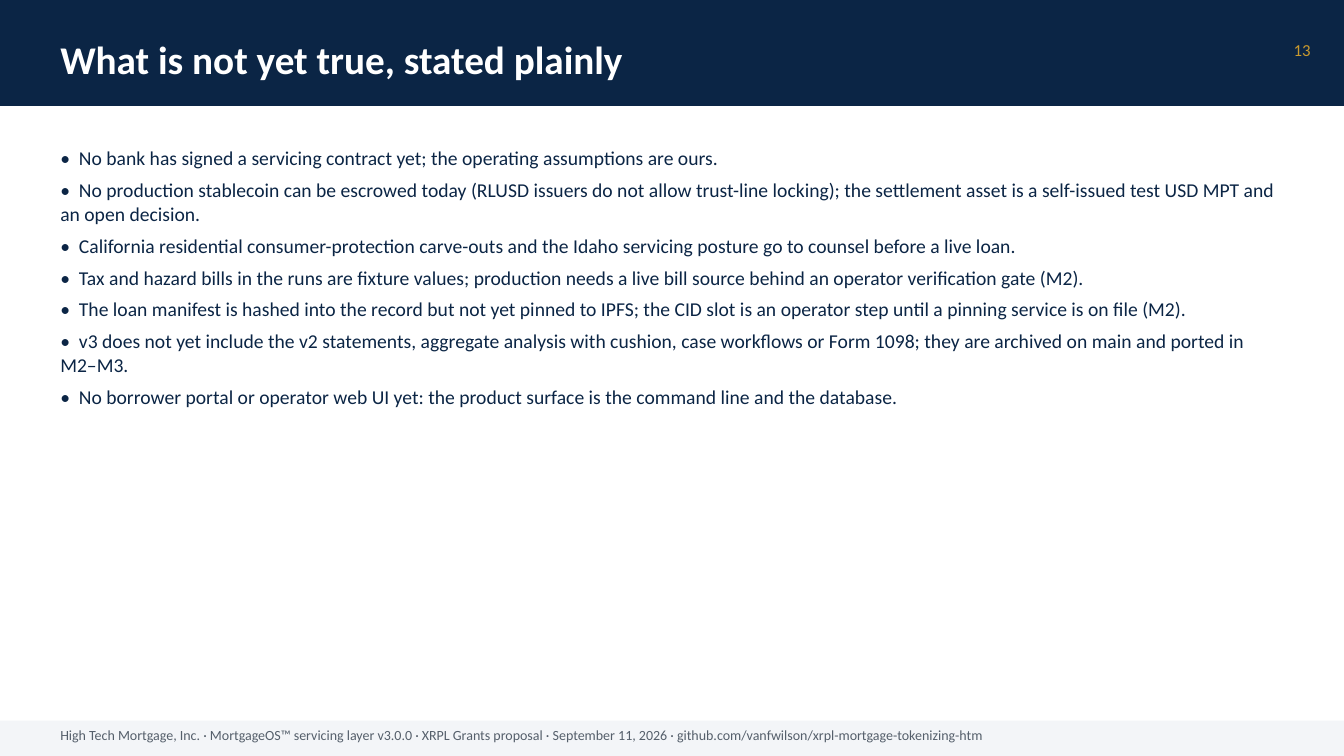
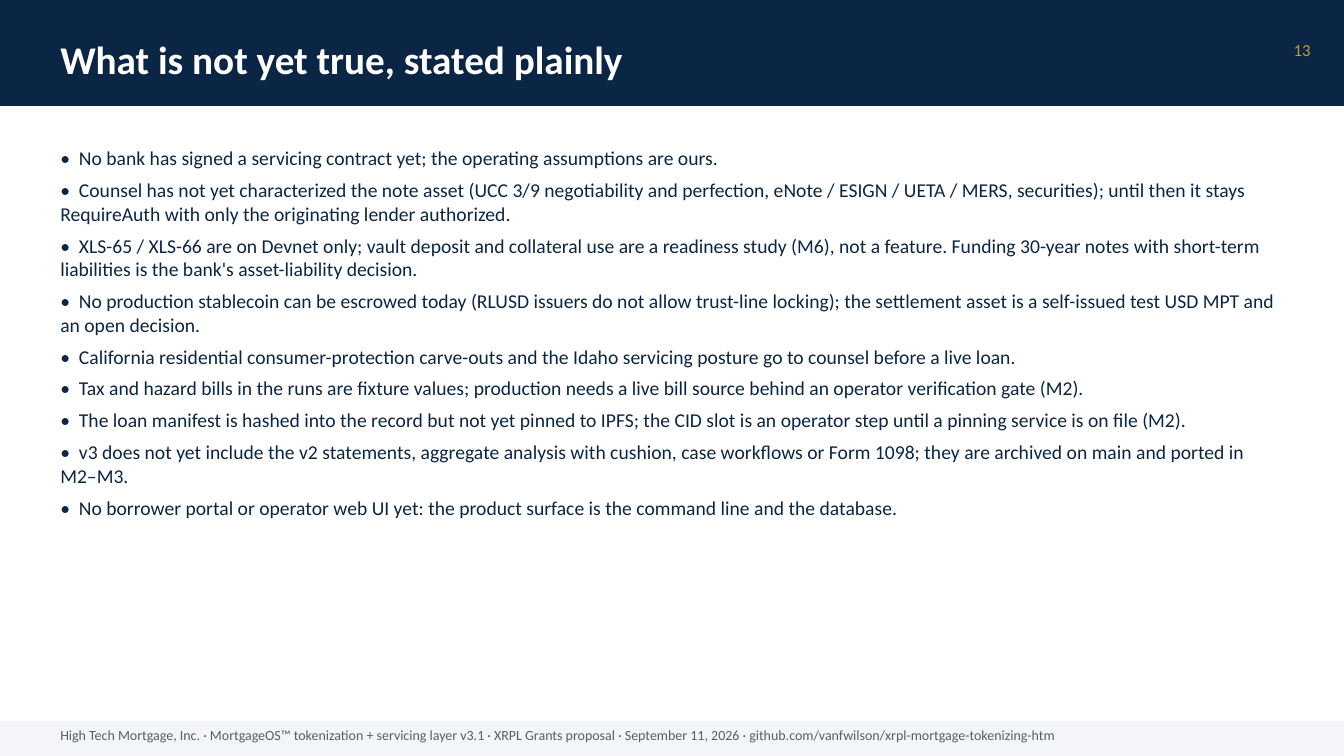
Before and after one commit to vanfwilson/xrpl-mortgage-tokenizing-htm, a slide deck: slide 13 of docs/grant-deck-2026-09-11.pptx. Drawn at 1344x756 pixels with LibreOffice and Linux fonts; fonts in the diff are those of the drawing. Boxes give left, top, right and bottom in pixels: in the first picture for what was removed or moved away, otherwise in the second. Text is boxed around its words. In the diff, an @@ line names an element or a change of style, - is before the commit and + after.

```diff
--- a/docs/grant-deck-2026-09-11.pptx
+++ b/docs/grant-deck-2026-09-11.pptx
@@ text at [60,183,1260,279]: paragraphs added @@
+• Counsel has not yet characterized the note asset (UCC 3/9 negotiability and perfection, eNote / ESIGN / UETA / MERS, securities); until then it stays RequireAuth with only the originating lender authorized.
+• XLS-65 / XLS-66 are on Devnet only; vault deposit and collateral use are a readiness study (M6), not a feature. Funding 30-year notes with short-term liabilities is the bank's asset-liability decision.
@@ text at [60,730,1054,743]: text changed @@
-High Tech Mortgage, Inc. · MortgageOS™ servicing layer v3.0.0 · XRPL Grants proposal · September 11, 2026 · github.com/vanfwilson/xrpl-mortgage-tokenizing-htm
+High Tech Mortgage, Inc. · MortgageOS™ tokenization + servicing layer v3.1 · XRPL Grants proposal · September 11, 2026 · github.com/vanfwilson/xrpl-mortgage-tokenizing-htm
```
Also in this commit, not shown: 14 other slides changed, 18 other files.
